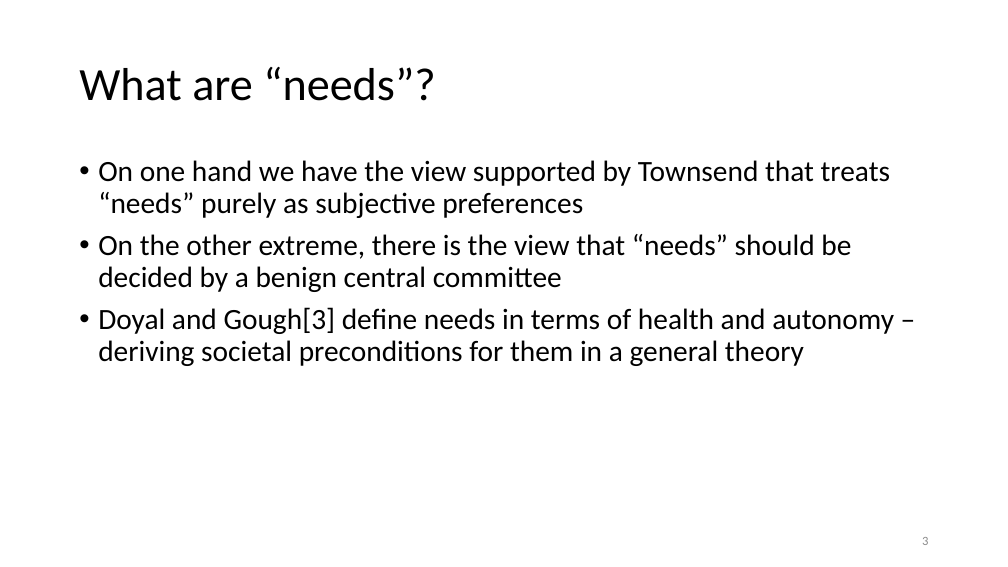
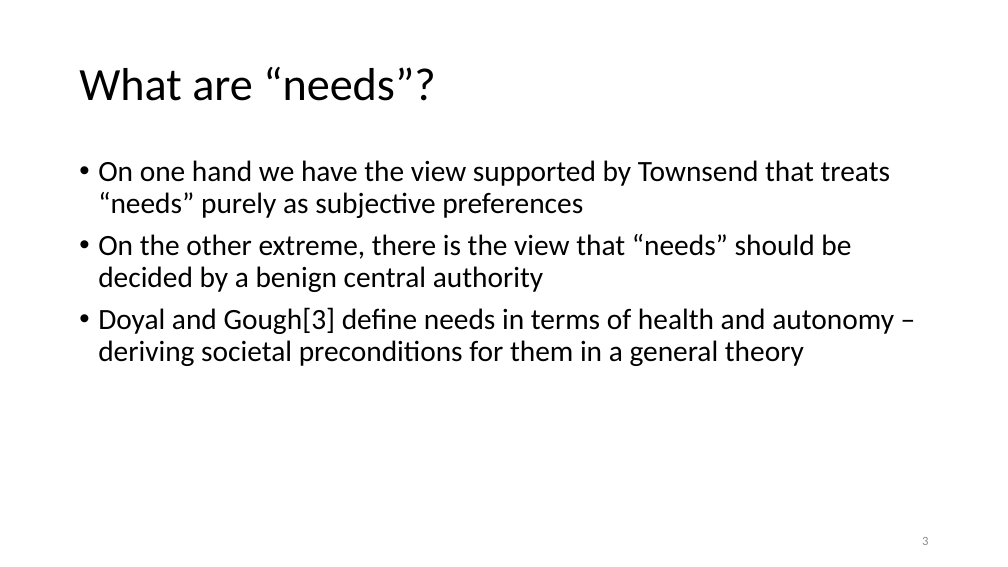
Before and after one commit to anuragr81/research, a slide deck: slide 3 of consumption/presentationFeb2020.pptx. Drawn at 1008x567 pixels with LibreOffice and Linux fonts; fonts in the diff are those of the drawing; background and template pictures are left out. Boxes give left, top, right and bottom in pixels: in the first picture for what was removed or moved away, otherwise in the second. Text is boxed around its words. In the diff, an @@ line names an element or a change of style, - is before the commit and + after.

```diff
--- a/consumption/presentationFeb2020.pptx
+++ b/consumption/presentationFeb2020.pptx
@@ text at bbox=[98, 234, 851, 292]: text changed @@
-• On the other extreme, there is the view that “needs” should be decided by a benign central committee
+• On the other extreme, there is the view that “needs” should be decided by a benign central authority
```
Also in this commit, not shown: 12 other slides changed, 2 other files.
